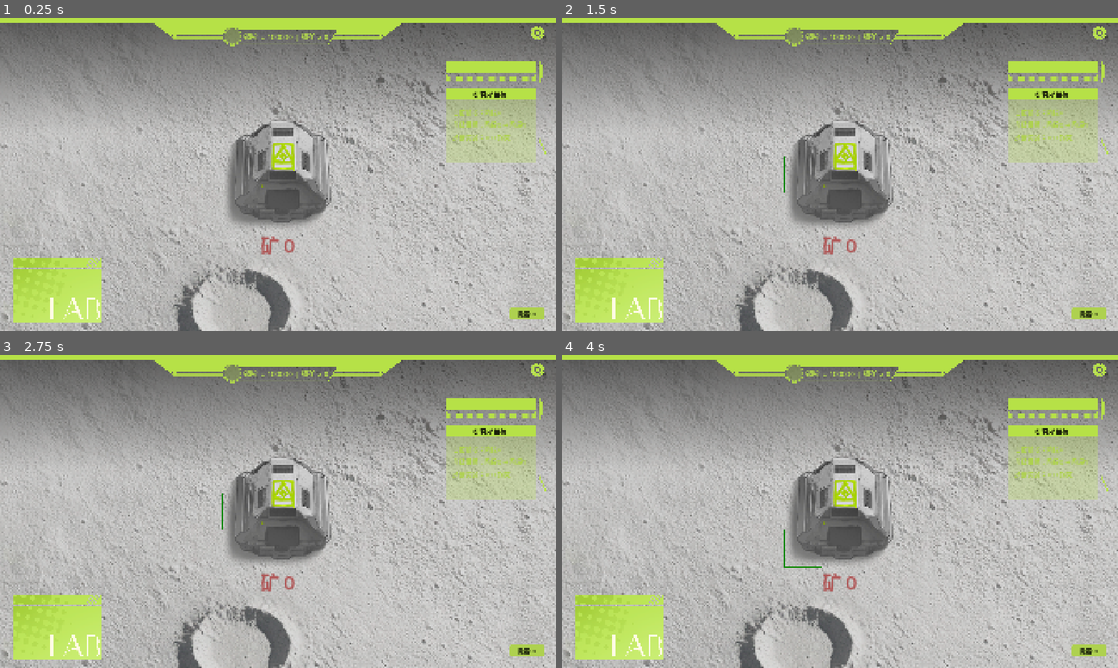
Above: before the commit, frames 1-4 (two rows, left to right).
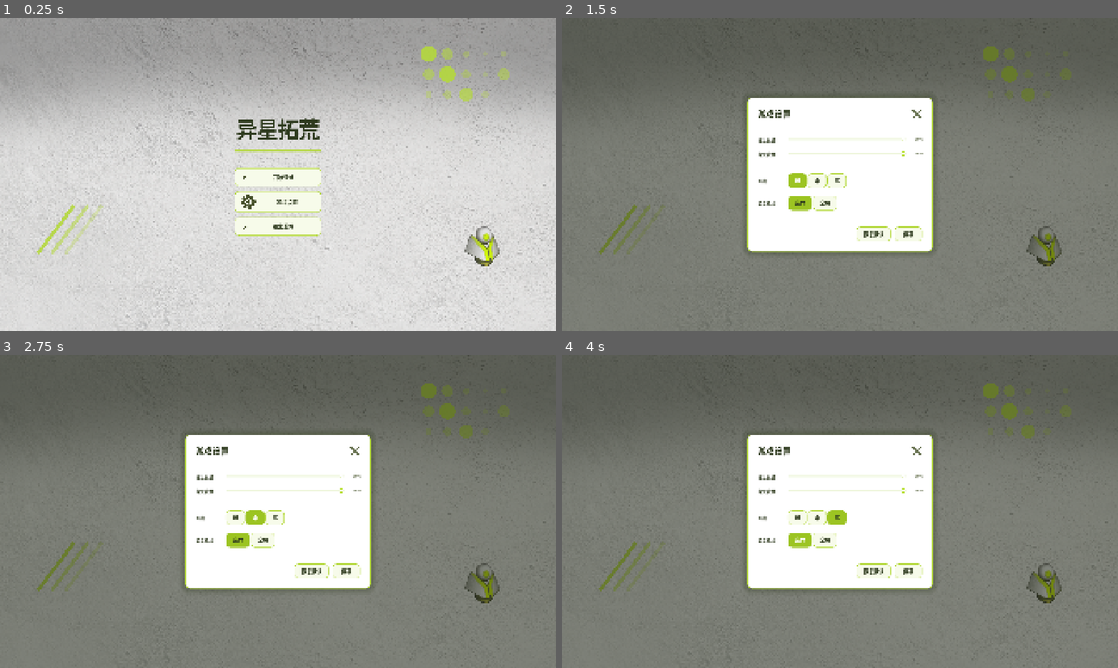
Above: after the commit, the same moments.

Repository: Relieur/David
Game: Godot game, scene res://scene/start.tscn
The game is run twice, just before and just after one commit, with the same random seed, the same clock (stepped at 60 frames per second) and the same inputs. Before the commit the project starts from res://scene/wolrd.tscn.
Inputs (mouse positions are in pixels of both pictures, inside the frame that each line leads up to):
- Up to frame 1 (0.25 s): no input
- Up to frame 2 (1.5 s): click (840, 202) at 0.5 s, where only the run after the commit has a clickable "游戏设置"; click (795, 180) at 1.25 s, where only the run after the commit has a clickable "低"
- Up to frame 3 (2.75 s): click (255, 517) at 2 s, where only the run after the commit has a clickable "中"
- Up to frame 4 (4 s): click (834, 517) at 2.75 s, where only the run after the commit has a clickable "高"; click (801, 539) at 3.5 s, where only the run after the commit has a clickable "窗口"

The runs differ from the first frame. In frame 1, 72% of the frame differs, in the area x 0-100%, y 0-100%; in frame 2, 94%; in frame 3, 94%; in frame 4, 94%.

Commit message:
创建主页
从主页进入游戏
可以从游戏中退出到主页

Diff:
--- a/project.godot
+++ b/project.godot
@@ -10,8 +10,8 @@
 
 [application]
 
-config/name="GameJame"
-run/main_scene="uid://c1p7kh5rtr5uk"
+config/name="异星拓荒"
+run/main_scene="uid://cdhm0hwk0h5rk"
 config/features=PackedStringArray("4.7", "Forward Plus")
 
 [autoload]
--- a/scene/start.tscn
+++ b/scene/start.tscn
@@ -1,9 +1,347 @@
 [gd_scene format=3 uid="uid://cdhm0hwk0h5rk"]
 
-[node name="Start" type="Control" unique_id=1873248996]
+[ext_resource type="Script" uid="uid://cwfs03dpo227y" path="res://script/start.gd" id="1_start"]
+[ext_resource type="Theme" uid="uid://vx13f4ala1me" path="res://ui/menu_theme.tres" id="2_theme"]
+[ext_resource type="Texture2D" uid="uid://10fga1y56ksk" path="res://art/Scene_BG.png" id="3_bg"]
+[ext_resource type="Texture2D" uid="uid://ckrj3yhvdv8ni" path="res://art/Scene_shadow.png" id="4_shadow"]
+[ext_resource type="Texture2D" uid="uid://b4kwoy1phx3df" path="res://art/UI/menu_dots.png" id="5_dots"]
+[ext_resource type="Texture2D" uid="uid://ckc153lg14dl2" path="res://art/UI/menu_speedlines.png" id="6_speed"]
+[ext_resource type="Texture2D" uid="uid://3uf2v1kd2wtn" path="res://art/robot/walk_front/bot_front_00.png" id="7_robot"]
+[ext_resource type="Texture2D" uid="uid://0umqmj2rbti5" path="res://art/UI/icon_play_olive.png" id="8_play"]
+[ext_resource type="Texture2D" uid="uid://bo3iysie8iyka" path="res://art/UI/UI_HUD_Gear_olive.png" id="9_gear"]
+[ext_resource type="Texture2D" uid="uid://l3e23ptdnvbd" path="res://art/UI/icon_exit_olive.png" id="10_exit"]
+[ext_resource type="Texture2D" uid="uid://loqx24bkqe7m" path="res://art/UI/UI_TechTree_Close_olive.png" id="11_close"]
+
+[sub_resource type="StyleBoxFlat" id="SBF_titlebar"]
+bg_color = Color(0.705882, 0.847059, 0.235294, 1)
+corner_radius_top_left = 4
+corner_radius_top_right = 4
+corner_radius_bottom_right = 4
+corner_radius_bottom_left = 4
+
+[sub_resource type="ButtonGroup" id="BG_quality"]
+
+[sub_resource type="ButtonGroup" id="BG_display"]
+
+[node name="Start" type="Control" unique_id=2002209660]
 layout_mode = 3
 anchors_preset = 15
 anchor_right = 1.0
 anchor_bottom = 1.0
 grow_horizontal = 2
 grow_vertical = 2
+mouse_filter = 2
+theme = ExtResource("2_theme")
+script = ExtResource("1_start")
+
+[node name="BG" type="TextureRect" parent="." unique_id=1047774270]
+layout_mode = 1
+anchors_preset = 15
+anchor_right = 1.0
+anchor_bottom = 1.0
+grow_horizontal = 2
+grow_vertical = 2
+mouse_filter = 2
+texture = ExtResource("3_bg")
+expand_mode = 1
+
+[node name="Shadow" type="TextureRect" parent="." unique_id=1290250367]
+modulate = Color(1, 1, 1, 0.45)
+layout_mode = 1
+anchors_preset = 15
+anchor_right = 1.0
+anchor_bottom = 1.0
+grow_horizontal = 2
+grow_vertical = 2
+mouse_filter = 2
+texture = ExtResource("4_shadow")
+expand_mode = 1
+
+[node name="Dots" type="TextureRect" parent="." unique_id=864011606]
+layout_mode = 1
+offset_left = 1440.0
+offset_top = 84.0
+offset_right = 1820.0
+offset_bottom = 404.0
+mouse_filter = 2
+texture = ExtResource("5_dots")
+expand_mode = 1
+
+[node name="SpeedLines" type="TextureRect" parent="." unique_id=1756156651]
+layout_mode = 1
+offset_left = 120.0
+offset_top = 640.0
+offset_right = 360.0
+offset_bottom = 820.0
+mouse_filter = 2
+texture = ExtResource("6_speed")
+expand_mode = 1
+
+[node name="Robot" type="TextureRect" parent="." unique_id=1998205364]
+layout_mode = 1
+offset_left = 1600.0
+offset_top = 668.0
+offset_right = 1728.0
+offset_bottom = 924.0
+mouse_filter = 2
+texture = ExtResource("7_robot")
+expand_mode = 1
+
+[node name="Menu" type="CenterContainer" parent="." unique_id=1392167421]
+layout_mode = 1
+anchors_preset = 15
+anchor_right = 1.0
+anchor_bottom = 1.0
+grow_horizontal = 2
+grow_vertical = 2
+mouse_filter = 2
+
+[node name="Column" type="VBoxContainer" parent="Menu" unique_id=1503883855]
+layout_mode = 2
+theme_override_constants/separation = 56
+alignment = 1
+
+[node name="TitleBox" type="VBoxContainer" parent="Menu/Column" unique_id=287539331]
+layout_mode = 2
+theme_override_constants/separation = 20
+alignment = 1
+
+[node name="Title" type="Label" parent="Menu/Column/TitleBox" unique_id=1418760865]
+layout_mode = 2
+theme_override_colors/font_color = Color(0.180392, 0.227451, 0.117647, 1)
+theme_override_font_sizes/font_size = 72
+text = "异星拓荒"
+horizontal_alignment = 1
+
+[node name="TitleBar" type="Panel" parent="Menu/Column/TitleBox" unique_id=1156655889]
+custom_minimum_size = Vector2(88, 8)
+layout_mode = 2
+theme_override_styles/panel = SubResource("SBF_titlebar")
+
+[node name="Buttons" type="VBoxContainer" parent="Menu/Column" unique_id=1010642526]
+layout_mode = 2
+theme_override_constants/separation = 16
+alignment = 1
+
+[node name="StartButton" type="Button" parent="Menu/Column/Buttons" unique_id=1533729347]
+custom_minimum_size = Vector2(300, 64)
+layout_mode = 2
+text = "开始游戏"
+icon = ExtResource("8_play")
+
+[node name="SettingsButton" type="Button" parent="Menu/Column/Buttons" unique_id=875984873]
+custom_minimum_size = Vector2(300, 64)
+layout_mode = 2
+text = "游戏设置"
+icon = ExtResource("9_gear")
+
+[node name="QuitButton" type="Button" parent="Menu/Column/Buttons" unique_id=1413190849]
+custom_minimum_size = Vector2(300, 64)
+layout_mode = 2
+text = "退出游戏"
+icon = ExtResource("10_exit")
+
+[node name="SettingsRoot" type="Control" parent="." unique_id=1061073574]
+visible = false
+layout_mode = 1
+anchors_preset = 15
+anchor_right = 1.0
+anchor_bottom = 1.0
+grow_horizontal = 2
+grow_vertical = 2
+
+[node name="Dim" type="ColorRect" parent="SettingsRoot" unique_id=1516921819]
+layout_mode = 1
+anchors_preset = 15
+anchor_right = 1.0
+anchor_bottom = 1.0
+grow_horizontal = 2
+grow_vertical = 2
+color = Color(0.101961, 0.12549, 0.062745, 0.5)
+
+[node name="Panel" type="PanelContainer" parent="SettingsRoot" unique_id=1029566995]
+layout_mode = 1
+anchors_preset = 8
+anchor_left = 0.5
+anchor_top = 0.5
+anchor_right = 0.5
+anchor_bottom = 0.5
+offset_left = -320.0
+offset_top = -240.0
+offset_right = 320.0
+offset_bottom = 240.0
+grow_horizontal = 2
+grow_vertical = 2
+
+[node name="VBox" type="VBoxContainer" parent="SettingsRoot/Panel" unique_id=1397891066]
+layout_mode = 2
+theme_override_constants/separation = 26
+
+[node name="Header" type="HBoxContainer" parent="SettingsRoot/Panel/VBox" unique_id=1726457055]
+layout_mode = 2
+
+[node name="Title" type="Label" parent="SettingsRoot/Panel/VBox/Header" unique_id=507625461]
+layout_mode = 2
+size_flags_horizontal = 3
+theme_override_colors/font_color = Color(0.180392, 0.227451, 0.117647, 1)
+theme_override_font_sizes/font_size = 28
+text = "游戏设置"
+
+[node name="CloseButton" type="TextureButton" parent="SettingsRoot/Panel/VBox/Header" unique_id=1778118833]
+custom_minimum_size = Vector2(38, 38)
+layout_mode = 2
+size_flags_vertical = 4
+texture_normal = ExtResource("11_close")
+ignore_texture_size = true
+stretch_mode = 0
+
+[node name="Sep1" type="HSeparator" parent="SettingsRoot/Panel/VBox" unique_id=1920116867]
+layout_mode = 2
+
+[node name="MusicRow" type="HBoxContainer" parent="SettingsRoot/Panel/VBox" unique_id=1505759855]
+layout_mode = 2
+theme_override_constants/separation = 16
+
+[node name="Label" type="Label" parent="SettingsRoot/Panel/VBox/MusicRow" unique_id=1280953117]
+custom_minimum_size = Vector2(88, 0)
+layout_mode = 2
+theme_override_colors/font_color = Color(0.180392, 0.227451, 0.117647, 1)
+theme_override_font_sizes/font_size = 15
+text = "音乐音量"
+
+[node name="Slider" type="HSlider" parent="SettingsRoot/Panel/VBox/MusicRow" unique_id=1604865419]
+layout_mode = 2
+size_flags_horizontal = 3
+size_flags_vertical = 4
+max_value = 1.0
+step = 0.01
+value = 0.7
+
+[node name="Value" type="Label" parent="SettingsRoot/Panel/VBox/MusicRow" unique_id=2066532761]
+custom_minimum_size = Vector2(40, 0)
+layout_mode = 2
+theme_override_colors/font_color = Color(0.419608, 0.458824, 0.329412, 1)
+theme_override_font_sizes/font_size = 13
+text = "70%"
+horizontal_alignment = 2
+
+[node name="SfxRow" type="HBoxContainer" parent="SettingsRoot/Panel/VBox" unique_id=1011848784]
+layout_mode = 2
+theme_override_constants/separation = 16
+
+[node name="Label" type="Label" parent="SettingsRoot/Panel/VBox/SfxRow" unique_id=1912051555]
+custom_minimum_size = Vector2(88, 0)
+layout_mode = 2
+theme_override_colors/font_color = Color(0.180392, 0.227451, 0.117647, 1)
+theme_override_font_sizes/font_size = 15
+text = "音效音量"
+
+[node name="Slider" type="HSlider" parent="SettingsRoot/Panel/VBox/SfxRow" unique_id=1981228834]
+layout_mode = 2
+size_flags_horizontal = 3
+size_flags_vertical = 4
+max_value = 1.0
+step = 0.01
+value = 0.85
+
+[node name="Value" type="Label" parent="SettingsRoot/Panel/VBox/SfxRow" unique_id=669497999]
+custom_minimum_size = Vector2(40, 0)
+layout_mode = 2
+theme_override_colors/font_color = Color(0.419608, 0.458824, 0.329412, 1)
+theme_override_font_sizes/font_size = 13
+text = "85%"
+horizontal_alignment = 2
+
+[node name="Sep2" type="HSeparator" parent="SettingsRoot/Panel/VBox" unique_id=2103351997]
+layout_mode = 2
+
+[node name="QualityRow" type="HBoxContainer" parent="SettingsRoot/Panel/VBox" unique_id=1949744448]
+layout_mode = 2
+theme_override_constants/separation = 16
+
+[node name="Label" type="Label" parent="SettingsRoot/Panel/VBox/QualityRow" unique_id=1261091781]
+custom_minimum_size = Vector2(88, 0)
+layout_mode = 2
+theme_override_colors/font_color = Color(0.180392, 0.227451, 0.117647, 1)
+theme_override_font_sizes/font_size = 15
+text = "画质"
+
+[node name="Seg" type="HBoxContainer" parent="SettingsRoot/Panel/VBox/QualityRow" unique_id=1340731878]
+layout_mode = 2
+theme_override_constants/separation = 2
+
+[node name="Low" type="Button" parent="SettingsRoot/Panel/VBox/QualityRow/Seg" unique_id=429037002]
+custom_minimum_size = Vector2(52, 28)
+layout_mode = 2
+theme_type_variation = &"seg"
+toggle_mode = true
+button_group = SubResource("BG_quality")
+text = "低"
+
+[node name="Mid" type="Button" parent="SettingsRoot/Panel/VBox/QualityRow/Seg" unique_id=1071512710]
+custom_minimum_size = Vector2(52, 28)
+layout_mode = 2
+theme_type_variation = &"seg"
+toggle_mode = true
+button_group = SubResource("BG_quality")
+text = "中"
+
+[node name="High" type="Button" parent="SettingsRoot/Panel/VBox/QualityRow/Seg" unique_id=244685139]
+custom_minimum_size = Vector2(52, 28)
+layout_mode = 2
+theme_type_variation = &"seg"
+toggle_mode = true
+button_pressed = true
+button_group = SubResource("BG_quality")
+text = "高"
+
+[node name="DisplayRow" type="HBoxContainer" parent="SettingsRoot/Panel/VBox" unique_id=1384858432]
+layout_mode = 2
+theme_override_constants/separation = 16
+
+[node name="Label" type="Label" parent="SettingsRoot/Panel/VBox/DisplayRow" unique_id=1822384937]
+custom_minimum_size = Vector2(88, 0)
+layout_mode = 2
+theme_override_colors/font_color = Color(0.180392, 0.227451, 0.117647, 1)
+theme_override_font_sizes/font_size = 15
+text = "显示模式"
+
+[node name="Seg" type="HBoxContainer" parent="SettingsRoot/Panel/VBox/DisplayRow" unique_id=1729511891]
+layout_mode = 2
+theme_override_constants/separation = 2
+
+[node name="Windowed" type="Button" parent="SettingsRoot/Panel/VBox/DisplayRow/Seg" unique_id=294682806]
+custom_minimum_size = Vector2(60, 28)
+layout_mode = 2
+theme_type_variation = &"seg"
+toggle_mode = true
+button_group = SubResource("BG_display")
+text = "窗口"
+
+[node name="Fullscreen" type="Button" parent="SettingsRoot/Panel/VBox/DisplayRow/Seg" unique_id=95423584]
+custom_minimum_size = Vector2(60, 28)
+layout_mode = 2
+theme_type_variation = &"seg"
+toggle_mode = true
+button_pressed = true
+button_group = SubResource("BG_display")
+text = "全屏"
+
+[node name="Sep3" type="HSeparator" parent="SettingsRoot/Panel/VBox" unique_id=850255914]
+layout_mode = 2
+
+[node name="Footer" type="HBoxContainer" parent="SettingsRoot/Panel/VBox" unique_id=841898600]
+layout_mode = 2
+theme_override_constants/separation = 12
+alignment = 2
+
+[node name="ResetButton" type="Button" parent="SettingsRoot/Panel/VBox/Footer" unique_id=277372384]
+custom_minimum_size = Vector2(112, 40)
+layout_mode = 2
+text = "恢复默认"
+
+[node name="SaveButton" type="Button" parent="SettingsRoot/Panel/VBox/Footer" unique_id=155374606]
+custom_minimum_size = Vector2(96, 40)
+layout_mode = 2
+theme_type_variation = &"primary"
+text = "保存"
--- /dev/null
+++ b/script/start.gd
@@ -0,0 +1,140 @@
+extends Control
+
+## 开始菜单主控脚本（对照 UI 设计稿）
+## - 三个主按钮：开始游戏（切换主场景）/ 游戏设置（打开设置面板）/ 退出游戏
+## - 设置面板：音量滑块实时写入 GameManager；画质 / 显示模式在“保存”时生效
+## - 交互约定与 script/hud_ui.gd 保持一致：ESC 关闭设置面板
+
+## 游戏主场景。project.godot 的 main_scene 当前指向 wolrd.tscn，
+## 想从菜单启动的话，把 main_scene 改成 "res://scene/start.tscn" 即可。
+const WORLD_SCENE := "res://scene/wolrd.tscn"
+
+## 恢复默认的预设值
+const DEFAULT_MUSIC_VOL := 0.7
+const DEFAULT_SFX_VOL := 0.85
+
+## 画质档位：0=低 1=中 2=高。
+## 当前是 2D 项目、暂无渲染分级，这里只记录选择，
+## 可作为以后接入渲染缩放等画质选项的扩展点。
+var _quality: int = 2
+
+@onready var _settings_root: Control = $SettingsRoot
+@onready var _music_slider: HSlider = $SettingsRoot/Panel/VBox/MusicRow/Slider
+@onready var _music_value: Label = $SettingsRoot/Panel/VBox/MusicRow/Value
+@onready var _sfx_slider: HSlider = $SettingsRoot/Panel/VBox/SfxRow/Slider
+@onready var _sfx_value: Label = $SettingsRoot/Panel/VBox/SfxRow/Value
+@onready var _quality_seg: Array[Button] = [
+	$SettingsRoot/Panel/VBox/QualityRow/Seg/Low,
+	$SettingsRoot/Panel/VBox/QualityRow/Seg/Mid,
+	$SettingsRoot/Panel/VBox/QualityRow/Seg/High,
+]
+@onready var _display_seg: Array[Button] = [
+	$SettingsRoot/Panel/VBox/DisplayRow/Seg/Windowed,
+	$SettingsRoot/Panel/VBox/DisplayRow/Seg/Fullscreen,
+]
+
+
+func _ready() -> void:
+	# ---- 主菜单按钮 ----
+	$Menu/Column/Buttons/StartButton.pressed.connect(_on_start_pressed)
+	$Menu/Column/Buttons/SettingsButton.pressed.connect(_on_settings_pressed)
+	$Menu/Column/Buttons/QuitButton.pressed.connect(_on_quit_pressed)
+	# ---- 设置面板：关闭 / 保存 / 恢复默认 ----
+	$SettingsRoot/Panel/VBox/Header/CloseButton.pressed.connect(_close_settings)
+	$SettingsRoot/Panel/VBox/Footer/SaveButton.pressed.connect(_on_save_pressed)
+	$SettingsRoot/Panel/VBox/Footer/ResetButton.pressed.connect(_on_reset_pressed)
+	# ---- 音量滑块：拖动实时生效 ----
+	_music_slider.value_changed.connect(_on_music_volume_changed)
+	_sfx_slider.value_changed.connect(_on_sfx_volume_changed)
+	_music_slider.value = GameManager.get_ambient_volume()
+	_sfx_slider.value = GameManager.get_sfx_volume()
+	_update_volume_label(_music_value, _music_slider.value)
+	_update_volume_label(_sfx_value, _sfx_slider.value)
+	# ---- 分段控件：选中态样式由代码刷新（原因见 _refresh_seg_styles） ----
+	for btn: Button in _quality_seg + _display_seg:
+		btn.toggled.connect(_refresh_seg_styles)
+	# 显示模式按当前实际窗口状态回显，覆盖场景里默认按下的“全屏”
+	var mode: int = DisplayServer.window_get_mode()
+	var fullscreen_now: bool = mode == DisplayServer.WINDOW_MODE_FULLSCREEN \
+		or mode == DisplayServer.WINDOW_MODE_EXCLUSIVE_FULLSCREEN
+	_display_seg[1].button_pressed = fullscreen_now
+	_display_seg[0].button_pressed = not fullscreen_now
+	_refresh_seg_styles(false)
+	_settings_root.visible = false
+
+
+# ==================== 主菜单按钮 ====================
+func _on_start_pressed() -> void:
+	get_tree().change_scene_to_file(WORLD_SCENE)
+
+
+func _on_settings_pressed() -> void:
+	_settings_root.visible = true
+
+
+func _on_quit_pressed() -> void:
+	get_tree().quit()
+
+
+func _close_settings() -> void:
+	_settings_root.visible = false
+
+
+# ==================== 保存 / 恢复默认 ====================
+func _on_save_pressed() -> void:
+	# 显示模式立即生效（窗口 / 全屏切换）
+	if _display_seg[1].button_pressed:
+		DisplayServer.window_set_mode(DisplayServer.WINDOW_MODE_FULLSCREEN)
+	else:
+		DisplayServer.window_set_mode(DisplayServer.WINDOW_MODE_WINDOWED)
+	# 记录画质档位（2D 项目暂只记录，可扩展为渲染缩放等）
+	for i: int in _quality_seg.size():
+		if _quality_seg[i].button_pressed:
+			_quality = i
+	_close_settings()
+
+
+func _on_reset_pressed() -> void:
+	# 恢复音量与画质默认值；显示模式保持当前选择不动，
+	# 避免“恢复默认”造成窗口突然跳变
+	_music_slider.value = DEFAULT_MUSIC_VOL
+	_sfx_slider.value = DEFAULT_SFX_VOL
+	_quality_seg[2].button_pressed = true
+	_close_settings()
+
+
+# ==================== 音量 ====================
+func _on_music_volume_changed(value: float) -> void:
+	GameManager.set_ambient_volume(value)
+	_update_volume_label(_music_value, value)
+
+
+func _on_sfx_volume_changed(value: float) -> void:
+	GameManager.set_sfx_volume(value)
+	_update_volume_label(_sfx_value, value)
+
+
+func _update_volume_label(label: Label, value: float) -> void:
+	label.text = "%d%%" % roundi(value * 100.0)
+
+
+# ==================== 分段控件选中态 ====================
+# Button 没有“选中态”样式槽：normal / hover / pressed 里的 pressed 只在
+# 按下的瞬间显示，松开就回到 normal，表达不了“已选中”。
+# 所以这里在选中时把 normal 槽替换为主题里的 seg/pressed 样式（亮绿填充），
+# 取消选中时移除 override；悬停态仍由主题的 hover 槽负责。
+# （ButtonGroup 保证同组互斥，切换时 toggled 信号会带刷新全部按钮。）
+func _refresh_seg_styles(_toggled_on: bool) -> void:
+	for btn: Button in _quality_seg + _display_seg:
+		if btn.button_pressed:
+			btn.add_theme_stylebox_override("normal", get_theme_stylebox("pressed", "seg"))
+		else:
+			btn.remove_theme_stylebox_override("normal")
+
+
+# ==================== 键盘 ====================
+func _input(event: InputEvent) -> void:
+	if event is InputEventKey and event.pressed and not event.echo:
+		if event.keycode == KEY_ESCAPE and _settings_root.visible:
+			_close_settings()
+			get_viewport().set_input_as_handled()
--- /dev/null
+++ b/ui/menu_theme.tres
@@ -0,0 +1,132 @@
+[gd_resource type="Theme" format=3 uid="uid://vx13f4ala1me"]
+
+[ext_resource type="Texture2D" uid="uid://s4ld67obuqej" path="res://art/UI/slider_thumb.png" id="1_thumb"]
+
+[sub_resource type="StyleBoxFlat" id="SBF_btn_normal"]
+content_margin_left = 24.0
+content_margin_top = 12.0
+content_margin_right = 24.0
+content_margin_bottom = 12.0
+bg_color = Color(0.968627, 0.984314, 0.917647, 1)
+border_width_left = 2
+border_width_top = 2
+border_width_right = 2
+border_width_bottom = 2
+border_color = Color(0.705882, 0.847059, 0.235294, 1)
+corner_radius_top_left = 14
+corner_radius_top_right = 14
+corner_radius_bottom_right = 14
+corner_radius_bottom_left = 14
+
+[sub_resource type="StyleBoxFlat" id="SBF_btn_hover"]
+content_margin_left = 24.0
+content_margin_top = 12.0
+content_margin_right = 24.0
+content_margin_bottom = 12.0
+bg_color = Color(0.705882, 0.847059, 0.235294, 1)
+border_width_left = 2
+border_width_top = 2
+border_width_right = 2
+border_width_bottom = 2
+border_color = Color(0.611765, 0.768627, 0.133333, 1)
+corner_radius_top_left = 14
+corner_radius_top_right = 14
+corner_radius_bottom_right = 14
+corner_radius_bottom_left = 14
+shadow_color = Color(0.180392, 0.227451, 0.117647, 0.32)
+shadow_size = 12
+
+[sub_resource type="StyleBoxFlat" id="SBF_btn_pressed"]
+content_margin_left = 24.0
+content_margin_top = 12.0
+content_margin_right = 24.0
+content_margin_bottom = 12.0
+bg_color = Color(0.611765, 0.768627, 0.133333, 1)
+border_width_left = 2
+border_width_top = 2
+border_width_right = 2
+border_width_bottom = 2
+border_color = Color(0.611765, 0.768627, 0.133333, 1)
+corner_radius_top_left = 14
+corner_radius_top_right = 14
+corner_radius_bottom_right = 14
+corner_radius_bottom_left = 14
+
+[sub_resource type="StyleBoxLine" id="SBL_sep"]
+color = Color(0.909804, 0.933333, 0.862745, 1)
+
+[sub_resource type="StyleBoxEmpty" id="SBE_grabber"]
+
+[sub_resource type="StyleBoxFlat" id="SBF_slider_track"]
+content_margin_top = 6.0
+bg_color = Color(0.933333, 0.964706, 0.862745, 1)
+corner_radius_top_left = 3
+corner_radius_top_right = 3
+corner_radius_bottom_right = 3
+corner_radius_bottom_left = 3
+
+[sub_resource type="StyleBoxFlat" id="SBF_modal"]
+content_margin_left = 36.0
+content_margin_top = 36.0
+content_margin_right = 36.0
+content_margin_bottom = 36.0
+bg_color = Color(1, 1, 1, 1)
+border_width_left = 2
+border_width_top = 2
+border_width_right = 2
+border_width_bottom = 2
+border_color = Color(0.705882, 0.847059, 0.235294, 1)
+corner_radius_top_left = 16
+corner_radius_top_right = 16
+corner_radius_bottom_right = 16
+corner_radius_bottom_left = 16
+shadow_color = Color(0.180392, 0.227451, 0.117647, 0.35)
+shadow_size = 24
+
+[sub_resource type="StyleBoxFlat" id="SBF_close"]
+content_margin_left = 10.0
+content_margin_top = 10.0
+content_margin_right = 10.0
+content_margin_bottom = 10.0
+bg_color = Color(0.933333, 0.964706, 0.862745, 1)
+corner_radius_top_left = 10
+corner_radius_top_right = 10
+corner_radius_bottom_right = 10
+corner_radius_bottom_left = 10
+
+[sub_resource type="StyleBoxFlat" id="SBF_close_hover"]
+content_margin_left = 10.0
+content_margin_top = 10.0
+content_margin_right = 10.0
+content_margin_bottom = 10.0
+bg_color = Color(0.878431, 0.921569, 0.784314, 1)
+corner_radius_top_left = 10
+corner_radius_top_right = 10
+corner_radius_bottom_right = 10
+corner_radius_bottom_left = 10
+
+[resource]
+default_font_size = 18
+Button/colors/font_color = Color(0.180392, 0.227451, 0.117647, 1)
+Button/colors/font_disabled_color = Color(0.419608, 0.458824, 0.329412, 1)
+Button/colors/font_hover_color = Color(0.180392, 0.227451, 0.117647, 1)
+Button/colors/font_pressed_color = Color(0.180392, 0.227451, 0.117647, 1)
+Button/constants/h_separation = 12
+Button/font_sizes/font_size = 18
+Button/styles/disabled = SubResource("SBF_btn_normal")
+Button/styles/focus = SubResource("SBF_btn_hover")
+Button/styles/hover = SubResource("SBF_btn_hover")
+Button/styles/normal = SubResource("SBF_btn_normal")
+Button/styles/pressed = SubResource("SBF_btn_pressed")
+HSeparator/styles/separator = SubResource("SBL_sep")
+HSlider/icons/grabber = ExtResource("1_thumb")
+HSlider/icons/grabber_hilite = ExtResource("1_thumb")
+HSlider/styles/grabber_area = SubResource("SBE_grabber")
+HSlider/styles/grabber_area_highlight = SubResource("SBE_grabber")
+HSlider/styles/slider = SubResource("SBF_slider_track")
+PanelContainer/styles/panel = SubResource("SBF_modal")
+TextureButton/styles/disabled = SubResource("SBF_close")
+TextureButton/styles/focus = SubResource("SBF_close_hover")
+TextureButton/styles/hover = SubResource("SBF_close_hover")
+TextureButton/styles/normal = SubResource("SBF_close")
+TextureButton/styles/pressed = SubResource("SBF_close")
Binary file added: art/UI/UI_HUD_Gear_olive.png
Not shown, added: art/UI/UI_HUD_Gear_olive.png.import
Binary file added: art/UI/UI_TechTree_Close_olive.png
Not shown, added: art/UI/UI_TechTree_Close_olive.png.import
Binary file added: art/UI/icon_exit_olive.png
Not shown, added: art/UI/icon_exit_olive.png.import
Binary file added: art/UI/icon_play_olive.png
Not shown, added: art/UI/icon_play_olive.png.import
Binary file added: art/UI/menu_dots.png
Not shown, added: art/UI/menu_dots.png.import
Binary file added: art/UI/menu_speedlines.png
Not shown, added: art/UI/menu_speedlines.png.import
(and 3 more such lines)
